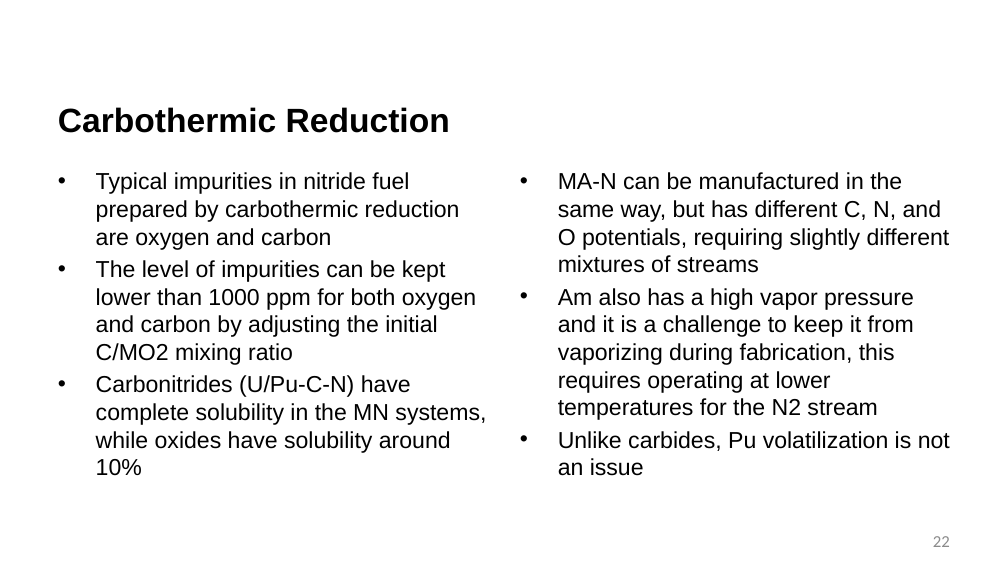
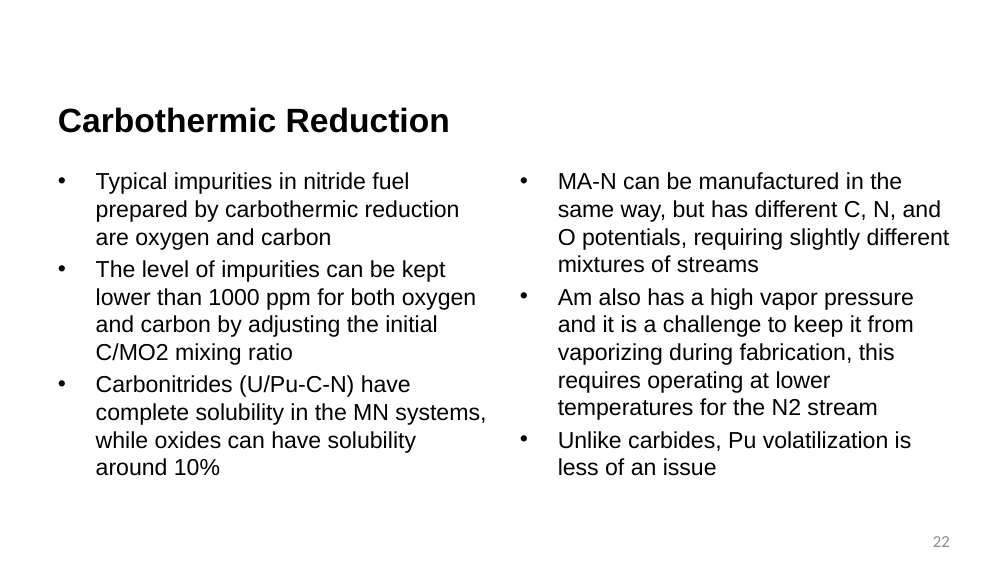
Before and after one commit to benbeeler/TEACHING, a slide deck: slide 22 of Advanced Reactor Materials/Fall2026/Lec18_nitride.pptx. Drawn at 1008x567 pixels with LibreOffice and Linux fonts; fonts in the diff are those of the drawing; background and template pictures are left out. Boxes give left, top, right and bottom in pixels: in the first picture for what was removed or moved away, otherwise in the second. Text is boxed around its words. In the diff, an @@ line names an element or a change of style, - is before the commit and + after.

```diff
--- a/Advanced Reactor Materials/Fall2026/Lec18_nitride.pptx
+++ b/Advanced Reactor Materials/Fall2026/Lec18_nitride.pptx
@@ text at (96, 375, 486, 476): text changed @@
-• Carbonitrides (U/Pu-C-N) have complete solubility in the MN systems, while oxides have solubility around 10%
+• Carbonitrides (U/Pu-C-N) have complete solubility in the MN systems, while oxides can have solubility around 10%
@@ text at (558, 431, 912, 476): text changed @@
-• Unlike carbides, Pu volatilization is not an issue
+• Unlike carbides, Pu volatilization is less of an issue
```
Also in this commit, not shown: 13 other slides changed, 10 slides added, 4 slides removed, 2 other files.
